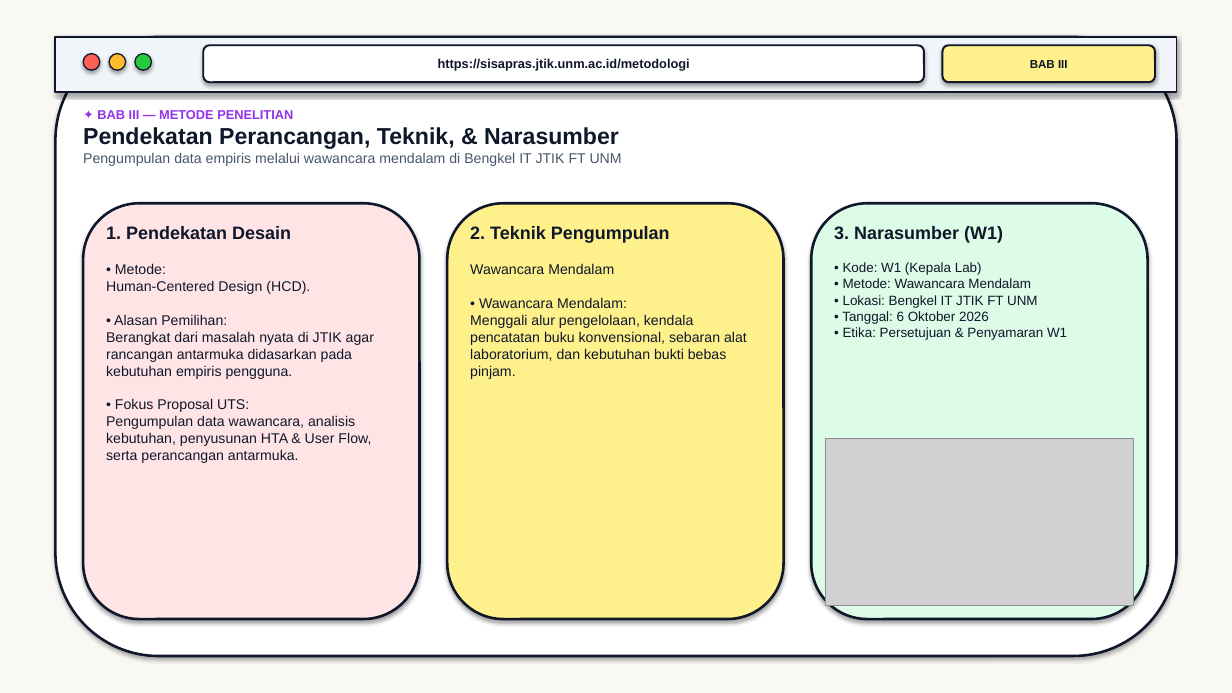
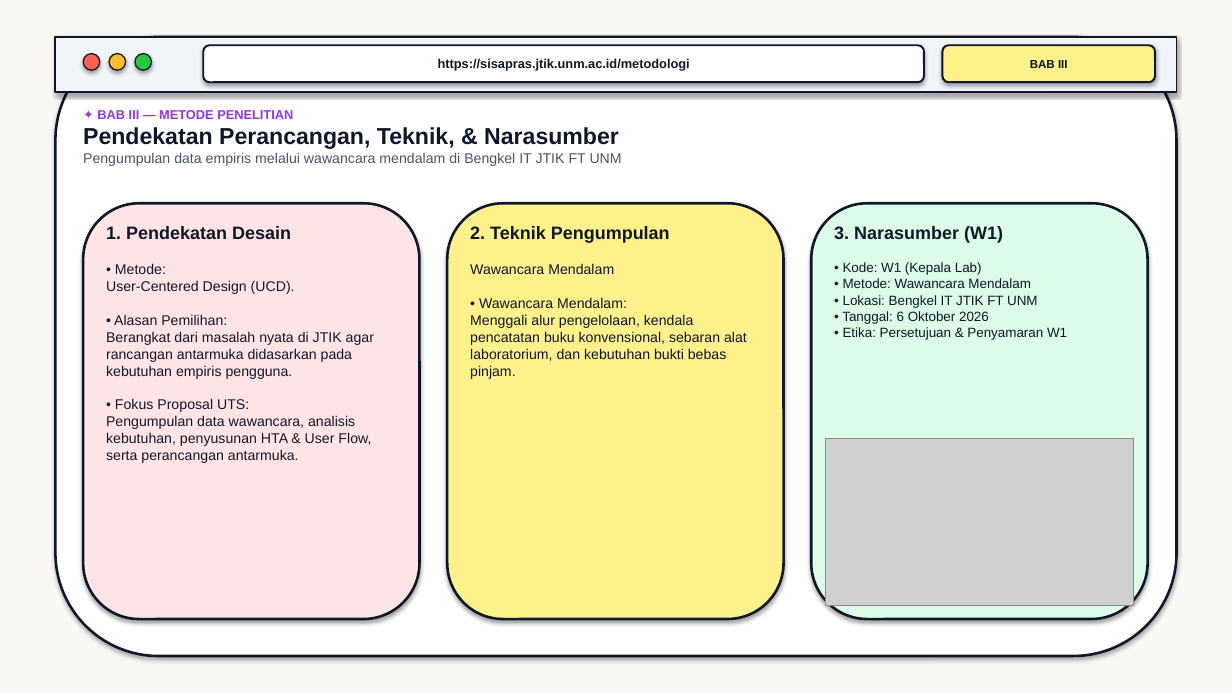
Before and after one commit to warnisaocha-rgb/si-sapras-jtik, a slide deck: slide 9 of Presentasi_UTS_SI-SAPRAS_JTIK_FotoWawancara.pptx. Drawn at 1232x693 pixels with LibreOffice and Linux fonts; fonts in the diff are those of the drawing; grey boxes stand for pictures. Boxes give left, top, right and bottom in pixels: in the first picture for what was removed or moved away, otherwise in the second. Text is boxed around its words. In the diff, an @@ line names an element or a change of style, - is before the commit and + after.

Commit message:
fix: ganti seluruh istilah HCD menjadi User-Centered Design (UCD) sesuai instruksi

```diff
--- a/Presentasi_UTS_SI-SAPRAS_JTIK_FotoWawancara.pptx
+++ b/Presentasi_UTS_SI-SAPRAS_JTIK_FotoWawancara.pptx
@@ text at <box>106,263,374,463</box>: text changed @@
-• Metode:
-Human-Centered Design (HCD).
-• Alasan Pemilihan:
-Berangkat dari masalah nyata di JTIK agar rancangan antarmuka didasarkan pada kebutuhan empiris pengguna.
-• Fokus Proposal UTS:
-Pengumpulan data wawancara, analisis kebutuhan, penyusunan HTA & User Flow, serta perancangan antarmuka.
+• Metode:
+User-Centered Design (UCD).
+• Alasan Pemilihan:
+Berangkat dari masalah nyata di JTIK agar rancangan antarmuka didasarkan pada kebutuhan empiris pengguna.
+• Fokus Proposal UTS:
+Pengumpulan data wawancara, analisis kebutuhan, penyusunan HTA & User Flow, serta perancangan antarmuka.
```
Also in this commit, not shown: 2 other slides changed, 4 other files.
